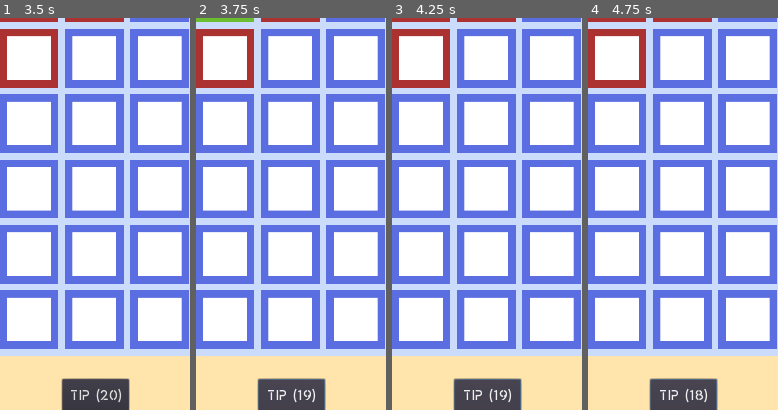
Above: before the commit, frames 1-4 (left to right).
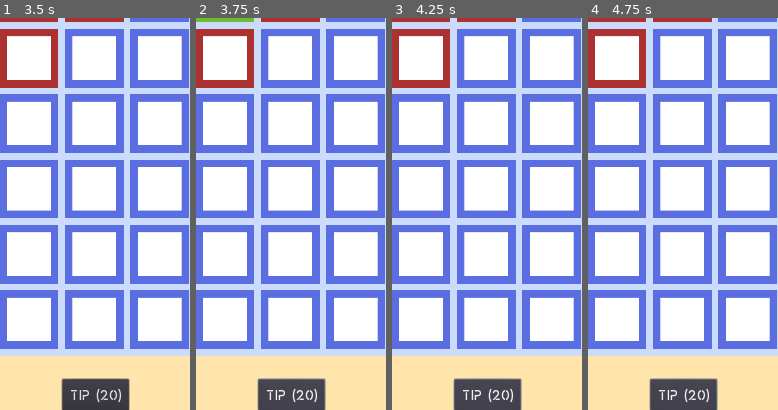
Above: after the commit, the same moments.

Repository: sisipun/SleepyCity
Game: Godot game, scene res://Game/Menu/MainMenu/MainMenu.tscn
Two runs of this game, one before a commit and one after it. Both use one fixed random seed, a clock stepped at 60 frames per second and the inputs below.
Inputs (mouse positions are % of the whole screen's width and height, from its top left):
- Up to frame 1 (3.5 s): click "Start" at 0.5 s; click "Back" at 1.25 s; click "Start" at 2 s; tap Enter at 2.75 s; move the mouse to (19, 16) at 2.77 s; click (19, 16) at 2.92 s
- Up to frame 2 (3.75 s): click "Tip (20)" at 3.5 s
- Up to frame 3 (4.25 s): no input
- Up to frame 4 (4.75 s): click "Tip (19)" (after the commit: "Tip (20)") at 4.25 s
The pictures show only the part of the screen within x 42-92%, y 49-99%; the shares and areas given below are measured in that part.

Frame 1 is identical in both runs. In frame 2, 0.4% of the frame differs, in the area x 37-64%, y 94-98%; in frame 3, 0.4%; in frame 4, 0.4%.
Error after the commit: Invalid set index 'text' (on base: 'null instance') with value of type 'String'. (res://Game/Level/Interface/Interface.gd:19)

Commit message:
Bonus if step_count = len of solution

Diff:
--- a/Game/Menu/Game.gd
+++ b/Game/Game.gd
@@ -1,4 +1,6 @@
 extends Node
+
+signal level_complete(level)
 
 class GameInfo:
 	var levels: Array
@@ -36,9 +38,9 @@
 	var opened: bool
 	var completed: bool
 	var bonus: bool
-	var step_count: bool
-	var reset_count: bool
-	var tip_count: bool
+	var step_count: int
+	var reset_count: int
+	var tip_count: int
 
 	func _init(
 			width: int,
@@ -387,7 +389,7 @@
 	current.step_count = step_count
 	current.reset_count = reset_count
 	current.tip_count = tip_count
-	if not current.bonus and reset_count == 0:
+	if not current.bonus and len(current.solution) >= step_count:
 		current.bonus = true
 		_game.tips_count += 1
 
@@ -398,6 +400,7 @@
 	else:
 		_current_level_index = 0
 	self.save()
+	emit_signal("level_complete", current)
 
 func decriment_tip() -> void:
 	_game.tips_count -= 1
--- a/Game/Level/GameArea/GameArea.gd
+++ b/Game/Level/GameArea/GameArea.gd
@@ -1,7 +1,6 @@
 extends Node2D
 
 
-signal level_complete(step_count, tip_count, reset_count)
 signal tip(tip_count)
 signal step(step_count)
 signal reset(reset_count)
@@ -83,7 +82,6 @@
 		_completed = true
 		$Sound/LevelCompleteSound.play()
 		Game.completeCurrentLevel(_step_count, _reset_count, _tip_count)
-		emit_signal("level_complete", _reset_count)
 	else:
 		$Sound/CellSound.play()
 
--- a/Game/Level/GameArea/GameArea.tscn
+++ b/Game/Level/GameArea/GameArea.tscn
@@ -20,5 +20,4 @@
 layer = -1
 
 [node name="Background" type="Sprite" parent="BackgroundLayer"]
-position = Vector2( 64, 64 )
 texture = ExtResource( 1 )
--- a/Game/Level/Interface/Interface.gd
+++ b/Game/Level/Interface/Interface.gd
@@ -6,26 +6,12 @@
 signal next
 
 func _ready() -> void:
-	$Top/TopLabels/StepLabel.text = "0"
-	$Bottom/BottomButtons/TipButton.text = "Tip (%d)" % Game.tip_count()
+	$Top/Labels/StepLabel.text = "0"
+	$Bottom/Buttons/TipButton.text = "Tip (%d)" % Game.tip_count()
 
 
 func _on_step(step_count: int) -> void:
-	$Top/TopLabels/StepLabel.text = "%d" % step_count
-
-
-func _on_level_complete(reset_count: int) -> void:
-	$LevelCompletePopup.popup_centered()
-	$Bottom/BottomButtons/ResetButton.disabled = true
-	$Bottom/BottomButtons/TipButton.disabled = true
-
-
-func _on_menu_pressed() -> void:
-	emit_signal("back_to_menu")
-
-
-func _on_next_pressed() -> void:
-	emit_signal("next")
+	$Top/Labels/StepLabel.text = "%d" % step_count
 
 
 func _on_tip_pressed() -> void:
@@ -40,3 +26,11 @@
 
 func _on_back_pressed() -> void:
 	emit_signal("back_to_menu")
+
+
+func _on_menu() -> void:
+	emit_signal("back_to_menu")
+
+
+func _on_next() -> void:
+	emit_signal("next")
--- a/Game/Level/Interface/Interface.tscn
+++ b/Game/Level/Interface/Interface.tscn
@@ -1,7 +1,8 @@
-[gd_scene load_steps=3 format=2]
+[gd_scene load_steps=4 format=2]
 
 [ext_resource path="res://Assets/Common/default.tres" type="DynamicFont" id=1]
 [ext_resource path="res://Game/Level/Interface/Interface.gd" type="Script" id=2]
+[ext_resource path="res://Game/Level/Interface/LevelCompletePopup.tscn" type="PackedScene" id=3]
 
 [node name="Interface" type="Control"]
 anchor_right = 1.0
@@ -19,7 +20,7 @@
 "_edit_use_anchors_": false
 }
 
-[node name="TopLabels" type="MarginContainer" parent="Top"]
+[node name="Labels" type="MarginContainer" parent="Top"]
 margin_right = 476.0
 margin_bottom = 53.0
 size_flags_horizontal = 3
@@ -28,7 +29,7 @@
 custom_constants/margin_left = 25
 custom_constants/margin_bottom = 10
 
-[node name="StepLabel" type="Label" parent="Top/TopLabels"]
+[node name="StepLabel" type="Label" parent="Top/Labels"]
 margin_left = 25.0
 margin_top = 13.0
 margin_right = 451.0
@@ -36,7 +37,7 @@
 custom_fonts/font = ExtResource( 1 )
 text = "0"
 
-[node name="TopButtons" type="MarginContainer" parent="Top"]
+[node name="Buttons" type="MarginContainer" parent="Top"]
 margin_left = 480.0
 margin_right = 600.0
 margin_bottom = 53.0
@@ -45,7 +46,7 @@
 custom_constants/margin_left = 25
 custom_constants/margin_bottom = 10
 
-[node name="BackButton" type="Button" parent="Top/TopButtons"]
+[node name="BackButton" type="Button" parent="Top/Buttons"]
 margin_left = 25.0
 margin_top = 10.0
 margin_right = 95.0
@@ -66,13 +67,13 @@
 "_edit_use_anchors_": false
 }
 
-[node name="BottomButtons" type="HBoxContainer" parent="Bottom"]
+[node name="Buttons" type="HBoxContainer" parent="Bottom"]
 margin_left = 150.0
 margin_right = 450.0
 margin_bottom = 50.0
 custom_constants/separation = 100
 
-[node name="ResetButton" type="Button" parent="Bottom/BottomButtons"]
+[node name="ResetButton" type="Button" parent="Bottom/Buttons"]
 margin_right = 100.0
 margin_bottom = 50.0
 rect_min_size = Vector2( 100, 50 )
@@ -81,7 +82,7 @@
 "_edit_use_anchors_": false
 }
 
-[node name="TipButton" type="Button" parent="Bottom/BottomButtons"]
+[node name="TipButton" type="Button" parent="Bottom/Buttons"]
 margin_left = 200.0
 margin_right = 300.0
 margin_bottom = 50.0
@@ -92,35 +93,9 @@
 "_edit_use_anchors_": false
 }
 
-[node name="LevelCompletePopup" type="Popup" parent="."]
-margin_right = 300.0
-margin_bottom = 50.0
-popup_exclusive = true
-__meta__ = {
-"_edit_use_anchors_": false
-}
-
-[node name="MenuButton" type="Button" parent="LevelCompletePopup"]
-margin_left = 200.0
-margin_top = 15.0
-margin_right = 293.0
-margin_bottom = 39.0
-text = "Menu"
-__meta__ = {
-"_edit_use_anchors_": false
-}
-
-[node name="NextButton" type="Button" parent="LevelCompletePopup"]
-margin_left = 25.0
-margin_top = 15.0
-margin_right = 118.0
-margin_bottom = 39.0
-text = "Next level"
-__meta__ = {
-"_edit_use_anchors_": false
-}
-[connection signal="pressed" from="Top/TopButtons/BackButton" to="." method="_on_back_pressed"]
-[connection signal="pressed" from="Bottom/BottomButtons/ResetButton" to="." method="_on_reset_pressed"]
-[connection signal="pressed" from="Bottom/BottomButtons/TipButton" to="." method="_on_tip_pressed"]
-[connection signal="pressed" from="LevelCompletePopup/MenuButton" to="." method="_on_menu_pressed"]
-[connection signal="pressed" from="LevelCompletePopup/NextButton" to="." method="_on_next_pressed"]
+[node name="LevelCompletePopup" parent="." instance=ExtResource( 3 )]
+[connection signal="pressed" from="Top/Buttons/BackButton" to="." method="_on_back_pressed"]
+[connection signal="pressed" from="Bottom/Buttons/ResetButton" to="." method="_on_reset_pressed"]
+[connection signal="pressed" from="Bottom/Buttons/TipButton" to="." method="_on_tip_pressed"]
+[connection signal="back_to_menu" from="LevelCompletePopup" to="." method="_on_menu"]
+[connection signal="next" from="LevelCompletePopup" to="." method="_on_next"]
--- /dev/null
+++ b/Game/Level/Interface/LevelCompletePopup.gd
@@ -0,0 +1,21 @@
+extends Popup
+
+signal back_to_menu
+signal next
+
+func _ready() -> void:
+	Game.connect("level_complete", self, "_on_level_complete")
+
+
+func _on_level_complete(level: Game.LevelInfo) -> void:
+	popup_centered()
+	var step = level.step_count
+	$Menu/StepLabel.text = "%d/%d" % [level.step_count, len(level.solution)]
+
+
+func _on_menu_pressed() -> void:
+	emit_signal("back_to_menu")
+
+
+func _on_next_pressed() -> void:
+	emit_signal("next")
--- /dev/null
+++ b/Game/Level/Interface/LevelCompletePopup.tscn
@@ -0,0 +1,68 @@
+[gd_scene load_steps=2 format=2]
+
+[ext_resource path="res://Game/Level/Interface/LevelCompletePopup.gd" type="Script" id=1]
+
+[node name="LevelCompletePopup" type="Popup"]
+anchor_right = 1.0
+anchor_bottom = 1.0
+popup_exclusive = true
+script = ExtResource( 1 )
+__meta__ = {
+"_edit_use_anchors_": false
+}
+
+[node name="Background" type="ColorRect" parent="."]
+anchor_right = 1.0
+anchor_bottom = 1.0
+color = Color( 0.333333, 0.333333, 0.333333, 0.333333 )
+__meta__ = {
+"_edit_use_anchors_": false
+}
+
+[node name="Menu" type="VBoxContainer" parent="."]
+anchor_left = 0.5
+anchor_top = 0.5
+anchor_right = 0.5
+anchor_bottom = 0.5
+margin_left = -110.0
+margin_top = -40.0
+margin_right = 110.0
+margin_bottom = 40.0
+custom_constants/separation = 20
+__meta__ = {
+"_edit_use_anchors_": false
+}
+
+[node name="StepLabel" type="Label" parent="Menu"]
+margin_right = 220.0
+margin_bottom = 27.0
+text = "%s/%s"
+align = 1
+
+[node name="Buttons" type="HBoxContainer" parent="Menu"]
+margin_top = 47.0
+margin_right = 220.0
+margin_bottom = 80.0
+custom_constants/separation = 20
+__meta__ = {
+"_edit_use_anchors_": false
+}
+
+[node name="MenuButton" type="Button" parent="Menu/Buttons"]
+margin_right = 72.0
+margin_bottom = 33.0
+text = "Menu"
+__meta__ = {
+"_edit_use_anchors_": false
+}
+
+[node name="NextButton" type="Button" parent="Menu/Buttons"]
+margin_left = 92.0
+margin_right = 220.0
+margin_bottom = 33.0
+text = "Next level"
+__meta__ = {
+"_edit_use_anchors_": false
+}
+[connection signal="pressed" from="Menu/Buttons/MenuButton" to="." method="_on_menu_pressed"]
+[connection signal="pressed" from="Menu/Buttons/NextButton" to="." method="_on_next_pressed"]
--- a/Game/Level/Level.tscn
+++ b/Game/Level/Level.tscn
@@ -27,7 +27,6 @@
 [node name="InterfaceLayer" type="CanvasLayer" parent="."]
 
 [node name="Interface" parent="InterfaceLayer" instance=ExtResource( 2 )]
-[connection signal="level_complete" from="GameArea" to="InterfaceLayer/Interface" method="_on_level_complete"]
 [connection signal="reset" from="GameArea" to="InterfaceLayer/Interface" method="_on_reset"]
 [connection signal="step" from="GameArea" to="InterfaceLayer/Interface" method="_on_step"]
 [connection signal="tip" from="GameArea" to="InterfaceLayer/Interface" method="_on_tip"]
--- a/project.godot
+++ b/project.godot
@@ -31,7 +31,7 @@
 
 [autoload]
 
-Game="*res://Game/Menu/Game.gd"
+Game="*res://Game/Game.gd"
 
 [display]
 
